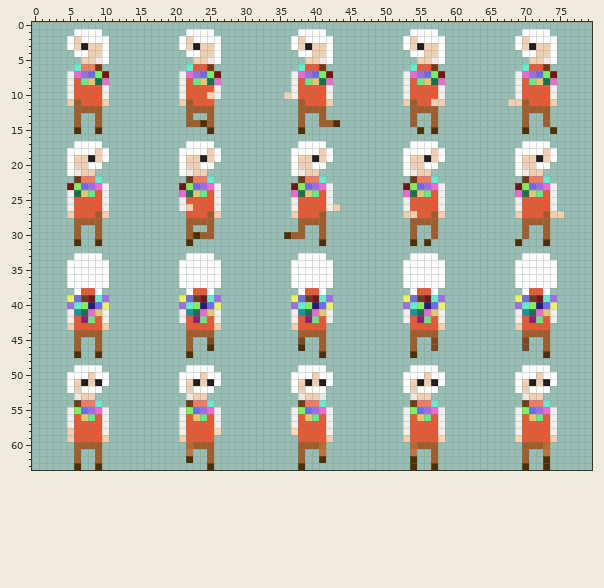
Edited in one commit: sprite sheet (Copernican-Sky/Assets/Sprite/Characters/MiscNPC_Sheet.png). Above: the version before the commit.
The file is 80x64 pixels.
Once edited:
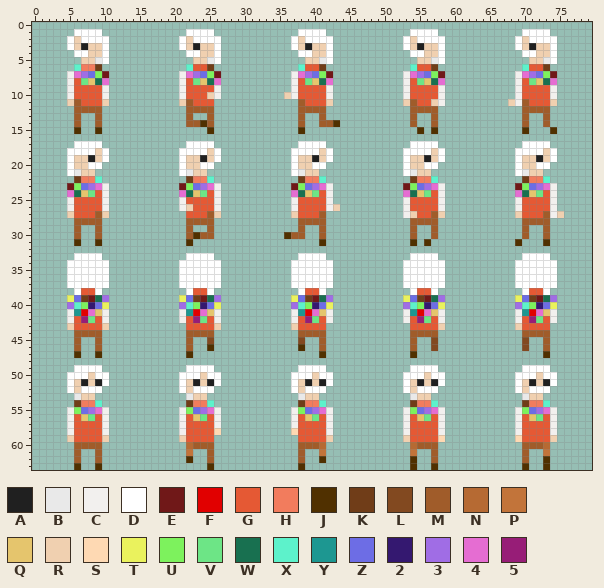
Palette (. is transparent): A #202020  B #e9e9e9  C #f2f0ee  D #ffffff  E #701818  F #e10000  G #e55934  H #f27c5d  J #503000  K #703d18  L #824920  M #a05c2a  N #b66a33  P #c2743a  Q #e5c56d  R #f0d0b0  S #fed9b3  T #eaf25d  U #7df25d  V #6de586  W #187050  X #5df2cb  Y #1d9791  Z #6d6de5  2 #341870  3 #a06de5  4 #e56dd2  5 #971d77
From old to new:
y 11: x 58 R -> C; x 69 R -> C
y 24: x 5 C -> 4
y 27: x 53 R -> C; x 74 R -> C
y 39: x 9 X -> W; x 25 X -> W; x 41 X -> W; x 57 X -> W; x 73 X -> W
y 41: x 7 W -> F; x 23 W -> F; x 39 W -> F; x 55 W -> F; x 71 W -> F
y 53: x 41 B -> .
y 58: x 5 R -> C
